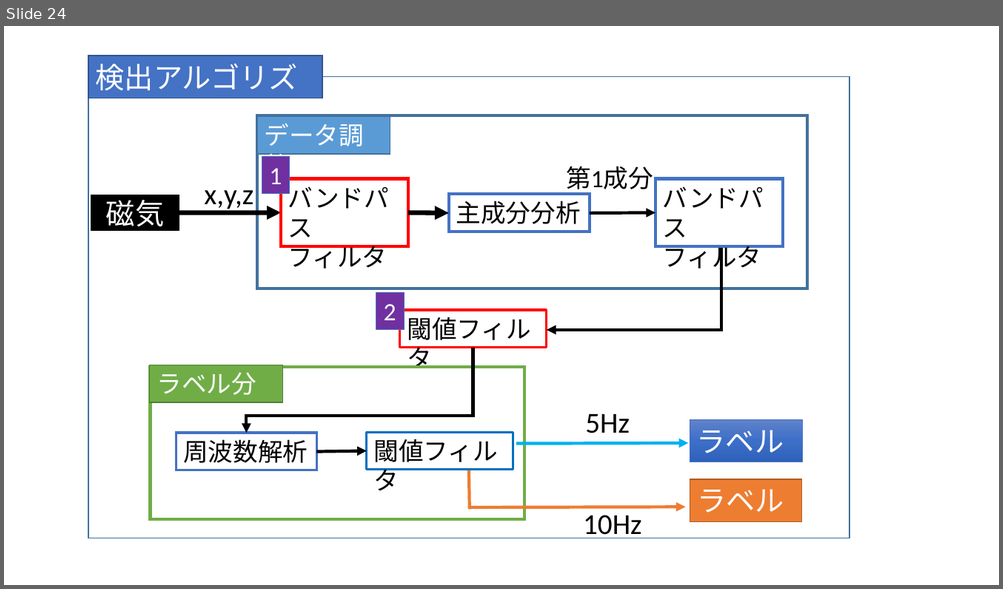
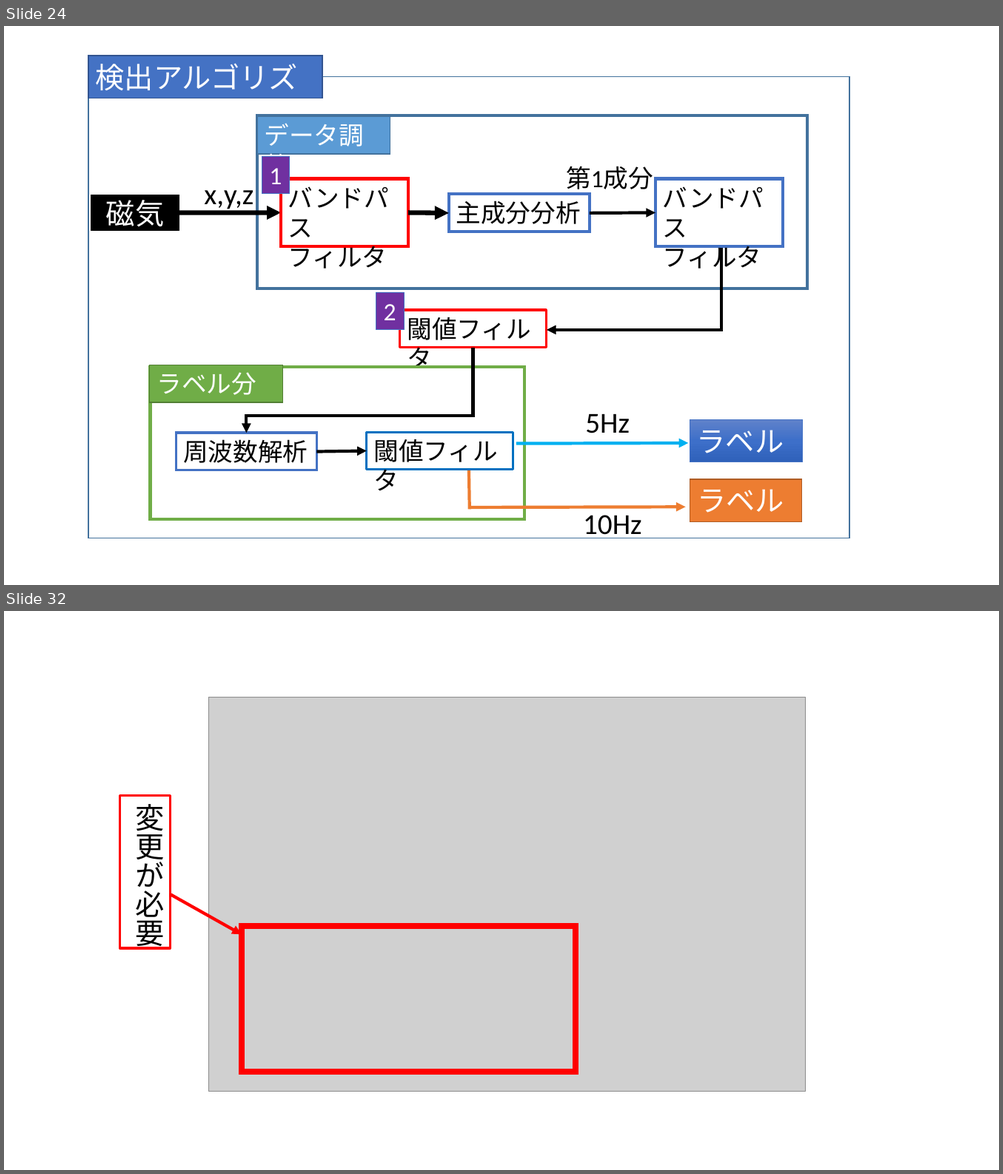
Before and after one commit to sen0810/src, a slide deck: ppt/中間発表用資料.pptx. Shown one above the other, each under a label of ours: slide 24 before the commit, slides 24 and 32 after it; the slides between them are not shown. The pictures are 1003x589 and 1003x1174 pixels, drawn with LibreOffice and Linux fonts; fonts in the diff are those of the drawing; grey boxes stand for pictures. Boxes give left, top, right and bottom in pixels: in the first picture for what was removed or moved away, otherwise in the second. Text is boxed around its words. In the diff, an @@ line names an element or a change of style, - is before the commit and + after.

```diff
--- a/ppt/中間発表用資料.pptx
+++ b/ppt/中間発表用資料.pptx
@@ slide 32 added at [4, 611, 999, 1170], background #FFFFFF @@
@@ picture added at [208, 697, 805, 1091] @@
@@ rectangle added at [119, 796, 170, 949], outline #FF0000 2.25 pt, 28 pt, text #000000 @@
+変更が必要
@@ arrow added from (170, 894) to (242, 935), #FF0000 3 pt @@
@@ rectangle added at [242, 926, 575, 1073], outline #FF0000 6 pt @@
```
Also in this commit, not shown: 4 slides changed, 6 other slides added.
